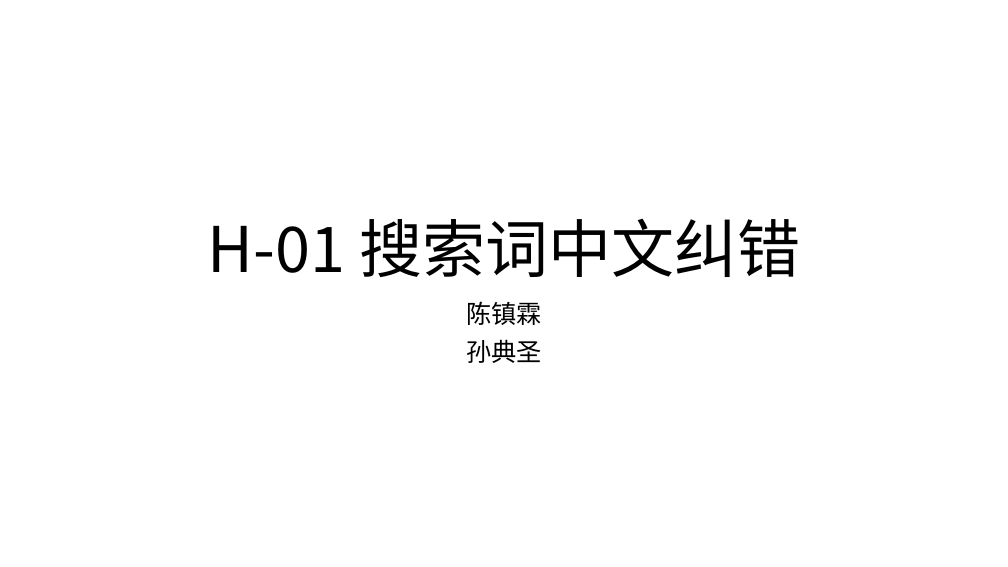
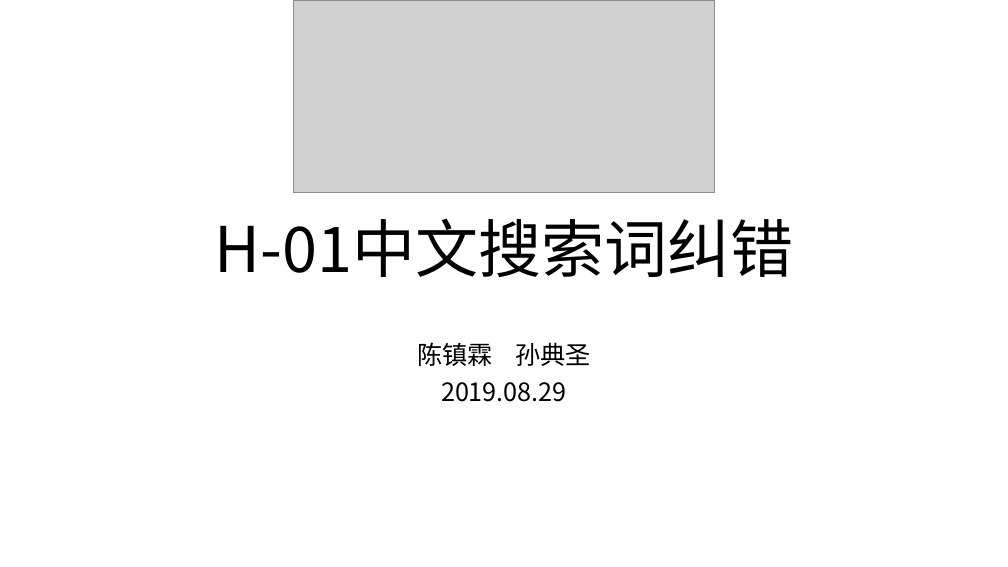
Before and after one commit to 01joy/query-correction, a slide deck: slide 1 of H-01.pptx. Drawn at 1008x567 pixels with LibreOffice and Linux fonts; fonts in the diff are those of the drawing; grey boxes stand for pictures. Boxes give left, top, right and bottom in pixels: in the first picture for what was removed or moved away, otherwise in the second. Text is boxed around its words. In the diff, an @@ line names an element or a change of style, - is before the commit and + after.

Commit message:
modify ppt

```diff
--- a/H-01.pptx
+++ b/H-01.pptx
@@ picture added at [293,0,715,193] @@
@@ title at [215,218,794,277]: text changed @@
-H-01 搜索词中文纠错
+H-01中文搜索词纠错
@@ subtitle at [417,342,591,402]: text changed @@
-陈镇霖
-孙典圣
+陈镇霖 孙典圣
+2019.08.29
```
Also in this commit, not shown: 5 other slides changed, 6 slides added, 1 slide removed.
